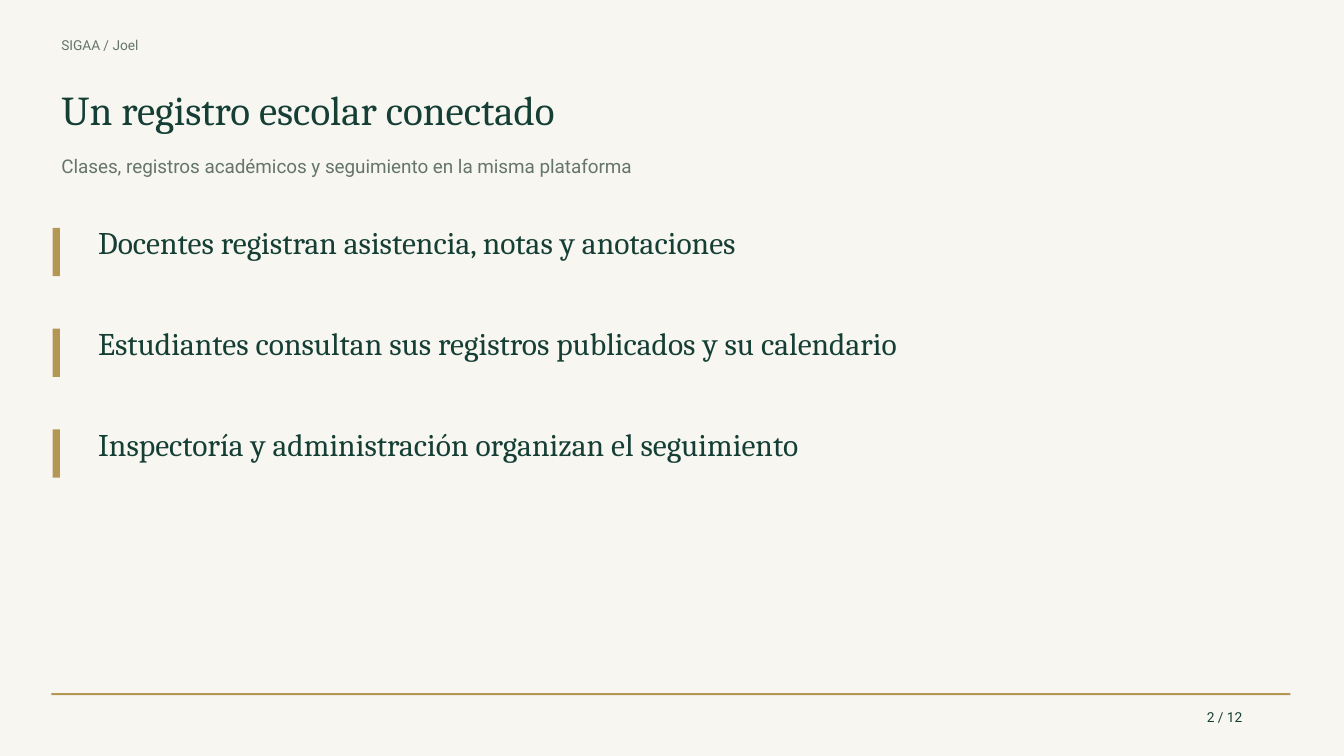
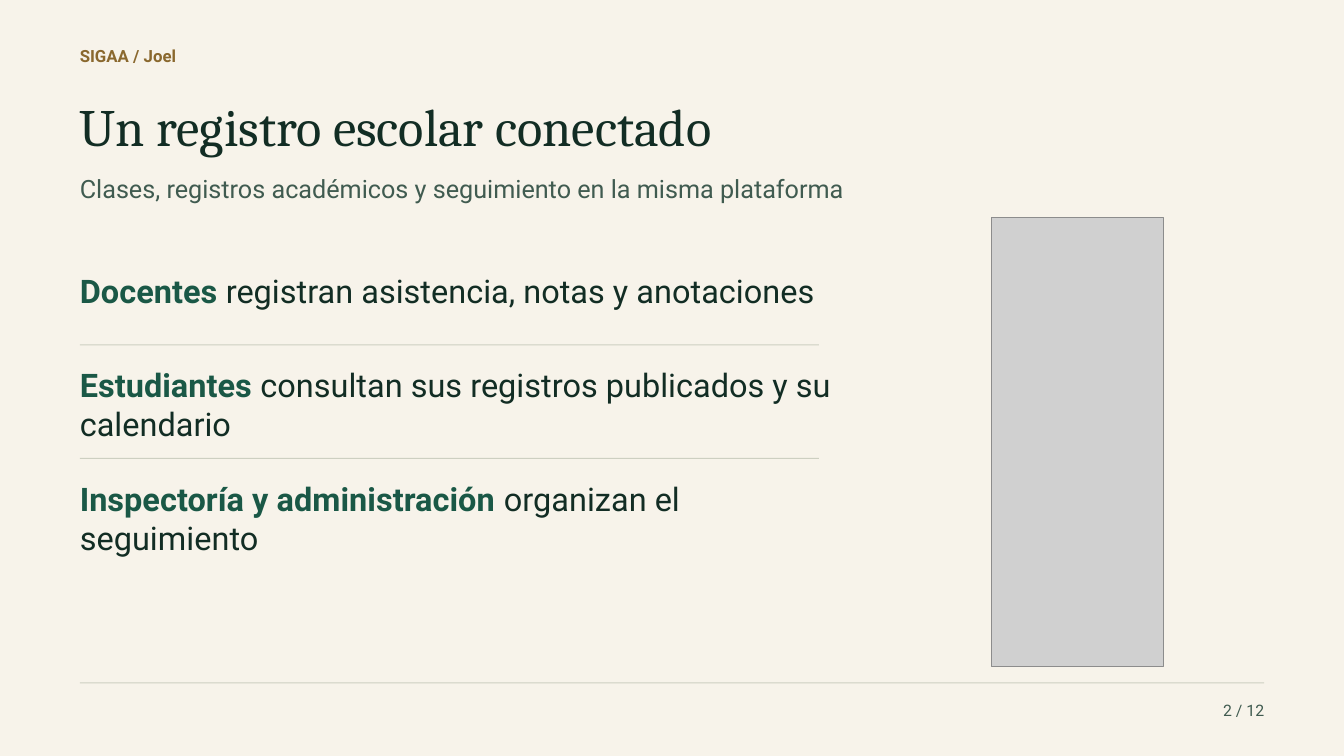
Before and after one commit to joellopez775/SIGAA-Capstone-2026, a slide deck: slide 2 of Fase 2/Evidencias Proyecto/SIGAA/output/presentaciones/Avance SIGAA - 12 noviembre 2026.pptx. Drawn at 1344x756 pixels with LibreOffice and Linux fonts; fonts in the diff are those of the drawing; grey boxes stand for pictures. Boxes give left, top, right and bottom in pixels: in the first picture for what was removed or moved away, otherwise in the second. Text is boxed around its words. In the diff, an @@ line names an element or a change of style, - is before the commit and + after.

```diff
--- a/Fase 2/Evidencias Proyecto/SIGAA/output/presentaciones/Avance SIGAA - 12 noviembre 2026.pptx
+++ b/Fase 2/Evidencias Proyecto/SIGAA/output/presentaciones/Avance SIGAA - 12 noviembre 2026.pptx
@@ background #F7F6F1 to #F7F3EA @@
@@ text "SIGAA / Joel": place and size @@
-text "SIGAA / Joel" at <box>61,39,139,50</box>
+text "SIGAA / Joel" at <box>80,49,176,62</box>
@@ text "SIGAA / Joel" at <box>80,49,176,62</box>: size 9.8 to 12 pt, text colour #65756C to #8A682E, bold on; vertical alignment top to middle @@
@@ text "Un registro escolar conectado": place and size @@
-text "Un registro escolar conectado" at <box>61,96,555,134</box>
+text "Un registro escolar conectado" at <box>80,109,711,157</box>
@@ text "Un registro escolar conectado" at <box>80,109,711,157</box>: size 29.2 to 37.5 pt, text colour #153F35 to #122D24; vertical alignment top to middle @@
@@ text "Clases, registros académicos y seguimiento ...": place and size @@
-text "Clases, registros académicos y seguimiento ..." at <box>61,158,632,177</box>
+text "Clases, registros académicos y seguimiento ..." at <box>80,179,843,204</box>
@@ text "Clases, registros académicos y seguimiento ..." at <box>80,179,843,204</box>: size 13.5 to 18 pt, text colour #65756C to #405B50; vertical alignment top to middle @@
@@ rectangle removed at <box>52,228,59,276</box> @@
@@ picture added at <box>991,218,1164,667</box> @@
@@ text "Docentes registran asistencia, notas y ...": place and size @@
-text "Docentes registran asistencia, notas y ..." at <box>98,233,736,261</box>
+text "Docentes registran asistencia, notas y ..." at <box>80,279,814,310</box>
@@ text "Docentes registran asistencia, notas y ..." at <box>80,279,814,310</box>: size 22.5 to 23.2 pt, font Cambria to Roboto; text colour #153F35 to #1A5846, bold on in "Docentes"; text colour #153F35 to #122D24 in "registran asistencia, notas y anotaciones"; vertical alignment top to middle @@
@@ rectangle removed at <box>52,329,59,377</box> @@
@@ rectangle added at <box>80,345,819,346</box>, fill #CDCFC1 @@
@@ text "Estudiantes consultan sus registros publicados ...": place and size @@
-text "Estudiantes consultan sus registros publicados ..." at <box>98,333,897,362</box>
+text "Estudiantes consultan sus registros publicados ..." at <box>80,372,831,437</box>
@@ text "Estudiantes consultan sus registros publicados ..." at <box>80,372,831,437</box>: size 22.5 to 23.2 pt, font Cambria to Roboto; text colour #153F35 to #1A5846, bold on in "Estudiantes"; text colour #153F35 to #122D24 in "consultan sus registros publicados y su calendario"; vertical alignment top to middle @@
@@ rectangle removed at <box>52,430,59,478</box> @@
@@ text "Inspectoría y administración organizan el ...": place and size @@
-text "Inspectoría y administración organizan el ..." at <box>98,434,799,463</box>
+text "Inspectoría y administración organizan el ..." at <box>80,486,680,557</box>
@@ text "Inspectoría y administración organizan el ..." at <box>80,486,680,557</box>: size 22.5 to 23.2 pt, font Cambria to Roboto; text colour #153F35 to #1A5846, bold on in "Inspectoría y administración"; text colour #153F35 to #122D24 in "organizan el seguimiento"; vertical alignment top to middle @@
@@ rectangle added at <box>80,458,819,459</box>, fill #CDCFC1 @@
@@ rectangle: place and size @@
-rectangle at <box>51,694,1291,696</box>
+rectangle at <box>80,683,1264,684</box>
@@ rectangle at <box>80,683,1264,684</box>: fill #B49755 to #CDCFC1 @@
@@ text "2 / 12": place and size @@
-text "2 / 12" at <box>1207,712,1242,722</box>
+text "2 / 12" at <box>1223,704,1264,716</box>
@@ text "2 / 12" at <box>1223,704,1264,716</box>: size 9.8 to 11.2 pt, text colour #153F35 to #405B50; alignment left to right; vertical alignment top to middle @@
```
Also in this commit, not shown: 11 other slides changed, 2 other files.
